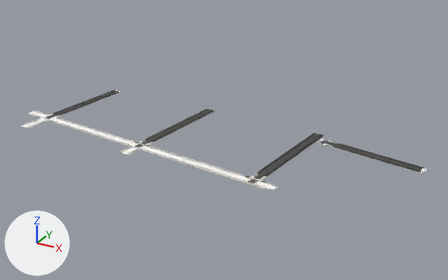
Two versions of the glTF model game/assets/city/roads/roads_-3_-3.gltf, one commit apart.
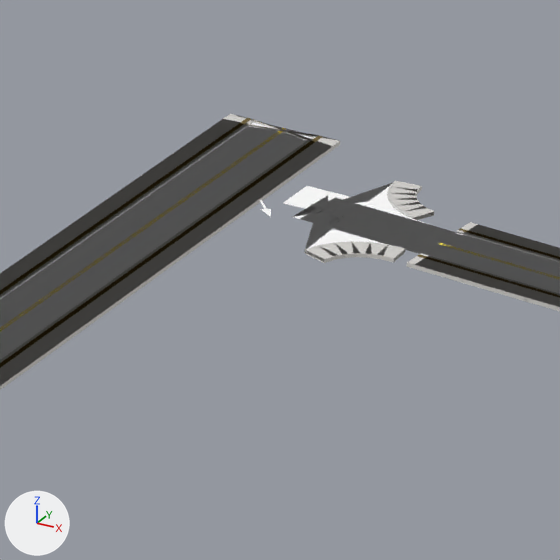
The first picture shows the older version from a camera (50 mm lens) standing at (-920.0, 500.0, 308.0) and looking at (-1260.0, 1119.0, -2.0). The close-ups show the older and then the newer version on the part from 65% to 77% of the width and 43% to 62% of the height of that picture. Only the edits that show in the close-ups are written down. Every picture has the same lights, and +X, +Y and +Z are marked at lower left. Objects named as collision shapes, trigger or cutter boxes, shadow casters or lower levels of detail are left out. Vertices at exactly the same position are counted once.

The first close-up shows 'roads_-3_-3_Road_Tactile_Strip', 'roads_-3_-3_SH_kerb', 'roads_-3_-3_SH_road_marking_white', 'roads_-3_-3_SH_road_marking_yellow', 'roads_-3_-3_SH_sidewalk', 'roads_-3_-3_SH_wet_asphalt'.
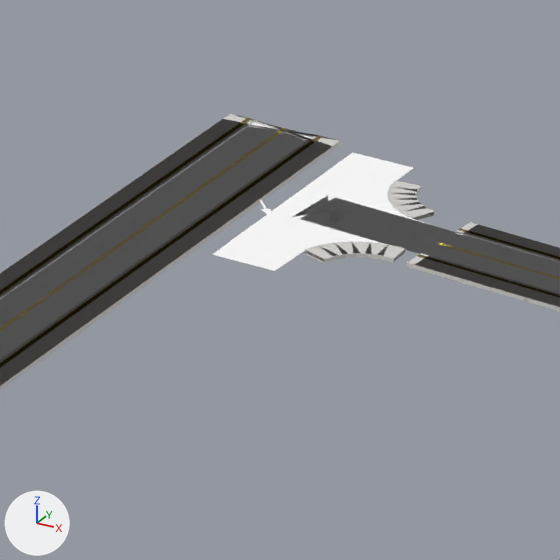
The edits, one by one:
me_roads__3__3_sh_wet_asphalt has 5570 vertices, 10129 faces and spans x -1537.0..-1021.0, y 1024.0..1200.0, z 0.0.
me_roads__3__3_sh_wet_asphalt is used by ob_roads__3__3_sh_wet_asphalt; location (0.0, 0.0, 0.0).
me_roads__3__3_sh_wet_asphalt part 1: 16 of 5570 vertices moved; they spanned x -1154.0..-1145.0, y 1160.0..1180.0, z 0.0 and now span x -1156.0..-1144.0, y 1151.0..1187.0, z 0.0; mean shift (0.0, -2.0, 0.0); largest move (-1154.0, 1169.0, 0.0) -> (-1156.0, 1152.0, 0.0).

Where the change shows, as pixel boxes [x1, y1, x2, y2] in the close-ups (560 x 560 px; the box of a moved part takes in the faces that stretch with it):
part 1 of me_roads__3__3_sh_wet_asphalt, moved or reshaped
    before: [284, 183, 392, 248]
    after: [212, 152, 413, 271]
